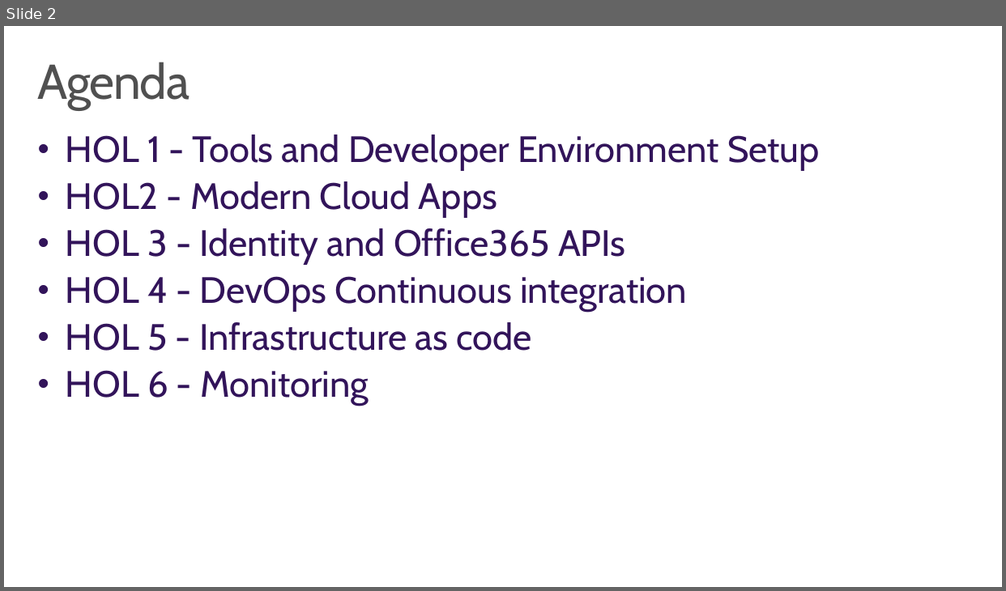
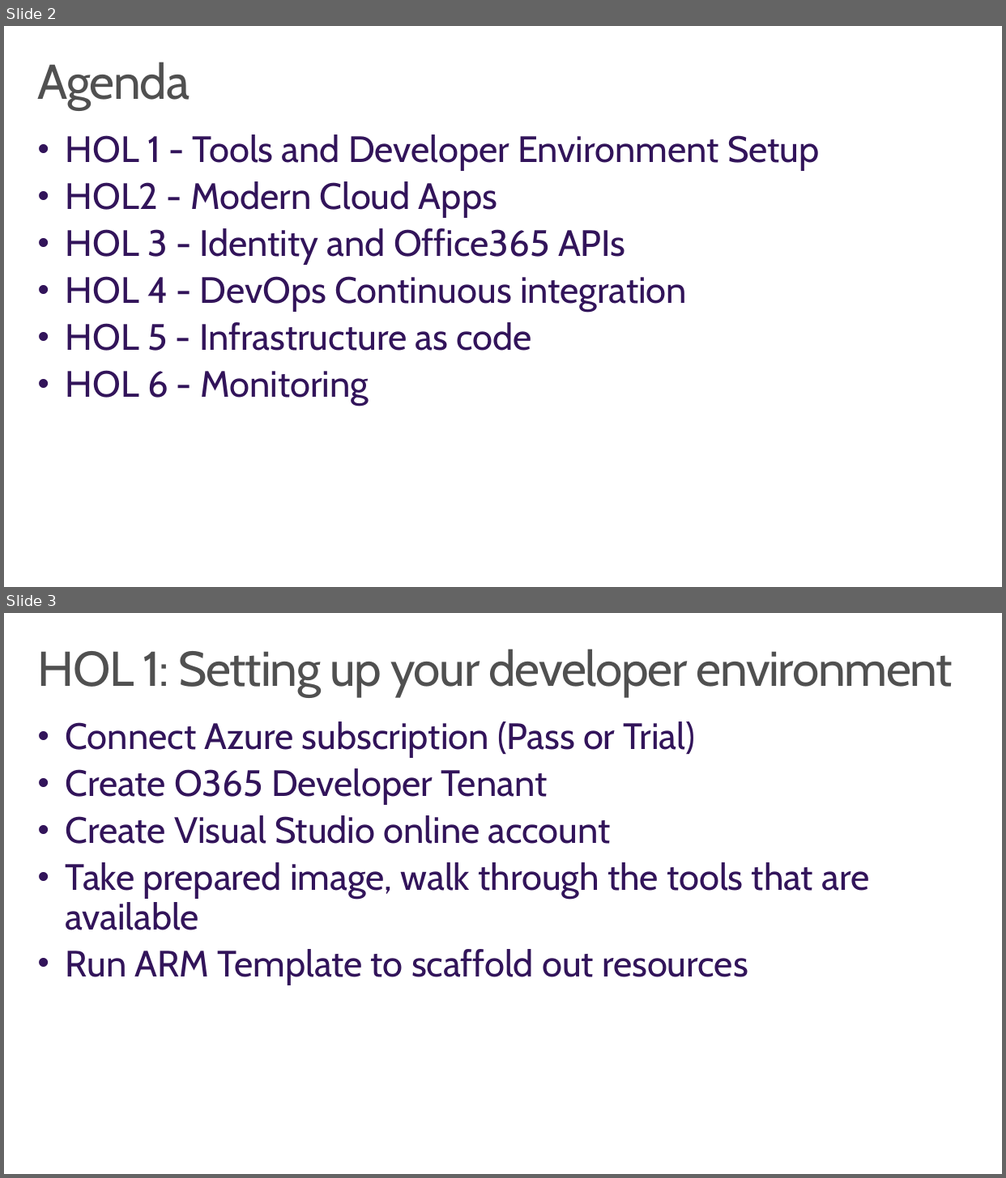
Before and after one commit to wely/DevCamp, a slide deck: Presentation/Module00-Hols.pptx. Shown one above the other, each under a label of ours: slide 2 before the commit, slides 2 and 3 after it. The pictures are 1006x591 and 1006x1178 pixels, drawn with LibreOffice and Linux fonts; fonts in the diff are those of the drawing; background and template pictures are left out. Boxes give left, top, right and bottom in pixels: in the first picture for what was removed or moved away, otherwise in the second. Text is boxed around its words. In the diff, an @@ line names an element or a change of style, - is before the commit and + after.

```diff
--- a/Presentation/Module00-Hols.pptx
+++ b/Presentation/Module00-Hols.pptx
@@ slide 3 added at box(4, 613, 1002, 1174), background #FFFFFF @@
@@ title added at box(38, 649, 953, 696), 48 pt, text #505050 @@
+HOL 1: Setting up your developer environment
@@ text added at box(66, 722, 869, 986), 36 pt, text #32145A @@
+• Connect Azure subscription (Pass or Trial)
+• Create O365 Developer Tenant
+• Create Visual Studio online account
+• Take prepared image, walk through the tools that are available
+• Run ARM Template to scaffold out resources
```
Also in this commit, not shown: 5 other slides added, 1 slide removed.
